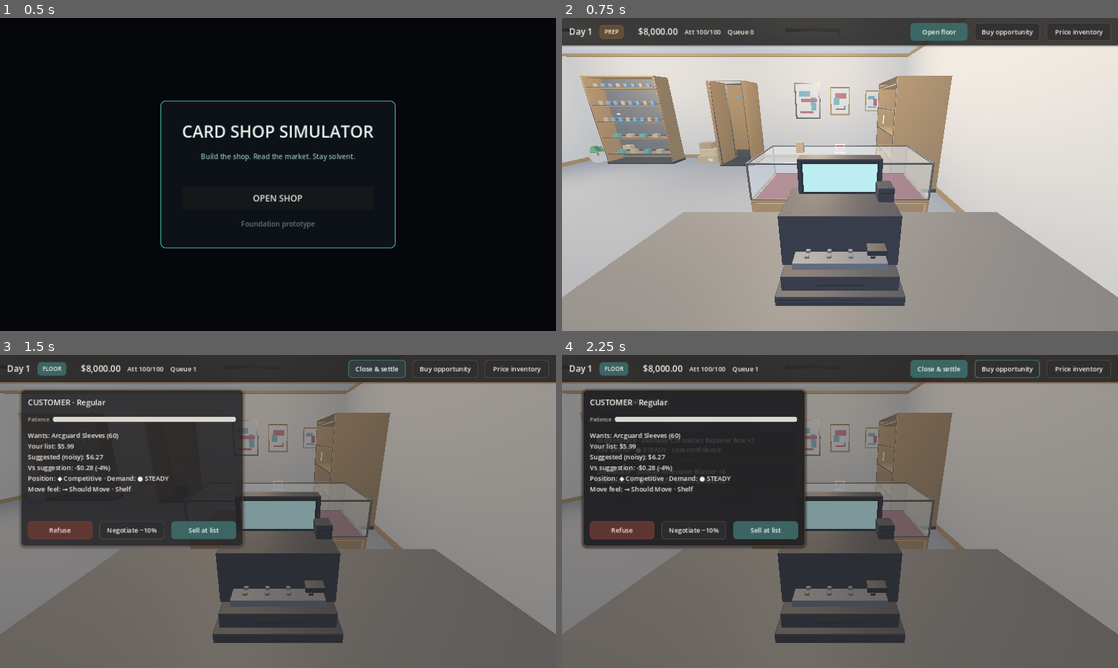
Above: before the commit, frames 1-4 (two rows, left to right).
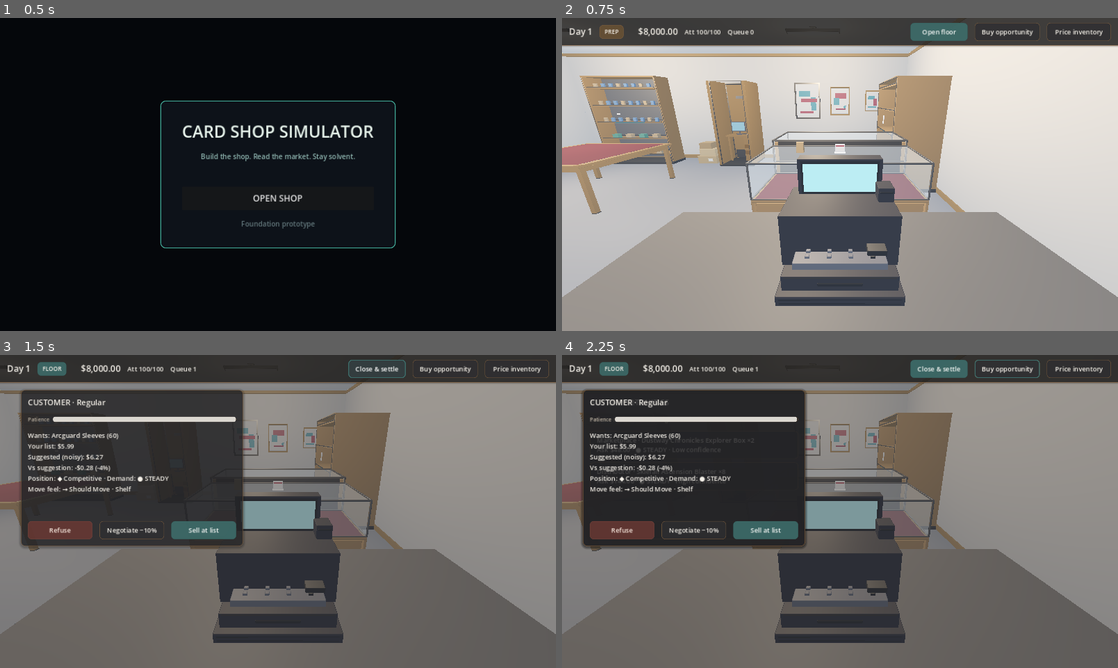
Above: after the commit, the same moments.

Repository: adamwlarson/cardshopsimulator
Game: Godot game, scene res://scenes/boot/boot.tscn
The game is run twice, just before and just after one commit, with the same random seed, the same clock (stepped at 60 frames per second) and the same inputs.
Inputs:
- Up to frame 1 (0.5 s): no input
- Up to frame 2 (0.75 s): click "OPEN SHOP" at 0.5 s
- Up to frame 3 (1.5 s): click "Open floor" at 1.25 s
- Up to frame 4 (2.25 s): click "Buy opportunity" at 2 s

Frame 1 is identical in both runs. In frame 2, 2.9% of the frame differs, in the area x 0-63%, y 33-63%; in frame 3, 1.1%; in frame 4, 1.1%.

Commit message:
Place B09+ heavier décor (play table, slab case, window, back-office) (#18)
* Stage P1 heavier décor fixtures (B09/B01/B06/B07) — assets only, no shop_floor

* Place B09+ heavier décor fixtures on the shop floor

Instance the play table, slab display case, wall window, and back-office
glimpse into shop_floor using existing PackedScene conventions (scale 1,
0.9 m grid, floor/wall pivots). Extend the shop-floor smoke test with
the four node transforms. README prop count is 28.

Co-authored-by: Adam Larson <maddogawl@gmail.com>

* Nudge B07 BackOfficeGlimpse onto the A13 alcove rear

Art review: prior Z=-7.65 sat past the interior shell floor (Z≈-7.2).
Place the glimpse at (4.5, 0, -7.05) on-floor at the door alcove rear,
identity rotation. B09/B01/B06 transforms unchanged.

Co-authored-by: Adam Larson <maddogawl@gmail.com>

---------

Co-authored-by: Cursor Agent <cursoragent@cursor.com>

Diff:
--- a/scenes/shop/shop_floor.tscn
+++ b/scenes/shop/shop_floor.tscn
@@ -27,7 +27,11 @@
 [ext_resource type="PackedScene" path="res://assets/props/shop/fixtures/prop_shipper_stack_01/prop_shipper_stack_01.glb" id="25_shipper"]
 [ext_resource type="PackedScene" path="res://assets/props/shop/fixtures/prop_plant_01/prop_plant_01.glb" id="26_plant"]
 [ext_resource type="PackedScene" path="res://assets/props/shop/fixtures/prop_trash_bin_01/prop_trash_bin_01.glb" id="27_trash"]
-[ext_resource type="Script" path="res://scripts/shop/shop_camera.gd" id="28_camera"]
+[ext_resource type="PackedScene" path="res://assets/props/shop/fixtures/prop_play_table_01/prop_play_table_01.glb" id="28_play_table"]
+[ext_resource type="PackedScene" path="res://assets/props/shop/fixtures/prop_display_case_slab_01/prop_display_case_slab_01.glb" id="29_slab_case"]
+[ext_resource type="PackedScene" path="res://assets/props/shop/fixtures/prop_window_01/prop_window_01.glb" id="30_window"]
+[ext_resource type="PackedScene" path="res://assets/props/shop/fixtures/prop_back_office_glimpse_01/prop_back_office_glimpse_01.glb" id="31_back_office"]
+[ext_resource type="Script" path="res://scripts/shop/shop_camera.gd" id="32_camera"]
 
 [sub_resource type="Environment" id="Environment_shop"]
 background_mode = 1
@@ -71,6 +75,9 @@
 [node name="BackstockDoor" parent="Fixtures" instance=ExtResource("17_backstock")]
 position = Vector3(4.5, 0, -6.75)
 
+[node name="BackOfficeGlimpse" parent="Fixtures" instance=ExtResource("31_back_office")]
+position = Vector3(4.5, 0, -7.05)
+
 [node name="CheckoutCounter" parent="Fixtures" instance=ExtResource("8_counter")]
 position = Vector3(7.2, 0, -1.35)
 
@@ -80,6 +87,9 @@
 [node name="HighValueDisplayCase" parent="Fixtures" instance=ExtResource("9_case")]
 position = Vector3(7.2, 0, -3.15)
 
+[node name="SlabDisplayCase" parent="Fixtures" instance=ExtResource("29_slab_case")]
+position = Vector3(7.2, 0, -4.05)
+
 [node name="PriceStandee" parent="Fixtures" instance=ExtResource("22_standee")]
 position = Vector3(7.2, 1.05, -3.15)
 
@@ -88,6 +98,9 @@
 
 [node name="BinderRack" parent="Fixtures" instance=ExtResource("13_binders")]
 position = Vector3(1.35, 0, -3.6)
+
+[node name="PlayTable" parent="Fixtures" instance=ExtResource("28_play_table")]
+position = Vector3(2.7, 0, -4.5)
 
 [node name="SealedWall" parent="Fixtures" instance=ExtResource("12_sealed")]
 position = Vector3(1.8, 0, -6.75)
@@ -135,6 +148,10 @@
 position = Vector3(8.1, 1.62, -7.2)
 rotation_degrees = Vector3(0, 0, 0)
 
+[node name="ShopWindow" parent="Fixtures" instance=ExtResource("30_window")]
+position = Vector3(0, 1.62, -2.25)
+rotation_degrees = Vector3(0, 90, 0)
+
 [node name="OverheadLights" type="Node3D" parent="Fixtures"]
 
 [node name="FrontLeft" parent="Fixtures/OverheadLights" instance=ExtResource("5_light")]
--- a/tests/test_runner.gd
+++ b/tests/test_runner.gd
@@ -115,6 +115,7 @@
 	_test_showcase_slab_and_singles_preconditions()
 	_test_shop_camera_framing()
 	_test_shop_camera_look_clamps()
+	_test_heavier_decor_placement()
 
 	if _failures == 0:
 		print("All foundation tests passed.")
@@ -2429,6 +2430,114 @@
 	shop.free()
 
 
+func _test_heavier_decor_placement() -> void:
+	var packed: PackedScene = load("res://scenes/shop/shop_floor.tscn") as PackedScene
+	_expect_equal(packed != null, true, "shop_floor scene loads for heavier décor")
+	if packed == null:
+		return
+	var shop: Node = packed.instantiate()
+	var play_table := shop.get_node_or_null("Fixtures/PlayTable") as Node3D
+	var slab_case := shop.get_node_or_null("Fixtures/SlabDisplayCase") as Node3D
+	var window := shop.get_node_or_null("Fixtures/ShopWindow") as Node3D
+	var glimpse := shop.get_node_or_null("Fixtures/BackOfficeGlimpse") as Node3D
+	var a04 := shop.get_node_or_null("Fixtures/HighValueDisplayCase") as Node3D
+	var backstock := shop.get_node_or_null("Fixtures/BackstockDoor") as Node3D
+	var camera := shop.get_node_or_null("Camera") as ShopCamera
+	_expect_equal(play_table != null, true, "PlayTable instanced")
+	_expect_equal(slab_case != null, true, "SlabDisplayCase instanced")
+	_expect_equal(window != null, true, "ShopWindow instanced")
+	_expect_equal(glimpse != null, true, "BackOfficeGlimpse instanced")
+	if play_table != null:
+		_expect_equal(
+			play_table.position.is_equal_approx(Vector3(2.7, 0, -4.5)),
+			true,
+			"B09 play table 2×2 island on open floor"
+		)
+		_expect_equal(
+			play_table.scale.is_equal_approx(Vector3.ONE),
+			true,
+			"B09 authored scale"
+		)
+	if slab_case != null:
+		_expect_equal(
+			slab_case.position.is_equal_approx(Vector3(7.2, 0, -4.05)),
+			true,
+			"B01 slab case adjacent on A04 case run"
+		)
+		_expect_equal(
+			slab_case.scale.is_equal_approx(Vector3.ONE),
+			true,
+			"B01 authored scale"
+		)
+	if a04 != null and slab_case != null:
+		_expect_equal(
+			is_equal_approx(a04.position.x, slab_case.position.x),
+			true,
+			"B01 shares A04 case-run X"
+		)
+		_expect_equal(
+			is_equal_approx(absf(slab_case.position.z - a04.position.z), 0.9),
+			true,
+			"B01 is one 0.9 m tile behind A04"
+		)
+	if window != null:
+		_expect_equal(
+			window.position.is_equal_approx(Vector3(0, 1.62, -2.25)),
+			true,
+			"B06 window left-wall mount at poster height"
+		)
+		_expect_equal(
+			window.rotation_degrees.is_equal_approx(Vector3(0, 90, 0)),
+			true,
+			"B06 yaw faces into room from left wall"
+		)
+		_expect_equal(
+			window.scale.is_equal_approx(Vector3.ONE),
+			true,
+			"B06 authored scale"
+		)
+	if glimpse != null:
+		_expect_equal(
+			glimpse.position.is_equal_approx(Vector3(4.5, 0, -7.05)),
+			true,
+			"B07 glimpse sits at A13 alcove rear on interior floor"
+		)
+		_expect_equal(
+			glimpse.position.z >= -7.15 and glimpse.position.z <= -6.95,
+			true,
+			"B07 Z stays in Art alcove-rear band −7.15…−6.95"
+		)
+		_expect_equal(
+			glimpse.scale.is_equal_approx(Vector3.ONE),
+			true,
+			"B07 authored scale"
+		)
+		_expect_equal(
+			glimpse.rotation_degrees.is_equal_approx(Vector3.ZERO),
+			true,
+			"B07 identity rotation"
+		)
+	if backstock != null and glimpse != null:
+		_expect_equal(
+			is_equal_approx(backstock.position.x, glimpse.position.x),
+			true,
+			"B07 shares A13 X"
+		)
+		_expect_equal(
+			is_equal_approx(glimpse.position.z, backstock.position.z - 0.3),
+			true,
+			"B07 is at alcove rear, 0.3 m behind A13 center"
+		)
+	if camera != null:
+		_expect_equal(is_equal_approx(camera.fov, ShopCamera.HOME_FOV), true, "placement does not change FOV")
+		_expect_equal(
+			camera.position.is_equal_approx(ShopCamera.BEHIND_COUNTER_POSITION),
+			true,
+			"placement does not move Day1 camera"
+		)
+	shop.free()
+
+
 func _test_shop_camera_look_clamps() -> void:
 	var camera := ShopCamera.new()
 	camera.fov = 90.0
Not shown, added: assets/props/shop/fixtures/prop_back_office_glimpse_01/_build_stats.txt
Binary file added: assets/props/shop/fixtures/prop_back_office_glimpse_01/prop_back_office_glimpse_01.glb
Not shown, added: assets/props/shop/fixtures/prop_display_case_slab_01/_build_stats.txt
Binary file added: assets/props/shop/fixtures/prop_display_case_slab_01/prop_display_case_slab_01.glb
Not shown, added: assets/props/shop/fixtures/prop_play_table_01/_build_stats.txt
Binary file added: assets/props/shop/fixtures/prop_play_table_01/prop_play_table_01.glb
Not shown, added: assets/props/shop/fixtures/prop_window_01/_build_stats.txt
Binary file added: assets/props/shop/fixtures/prop_window_01/prop_window_01.glb
Not shown: 2 places in scenes/shop/shop_floor.tscn that only renumber resources
Not shown, changed: assets/props/shop/fixtures/README.md
Not shown, added: assets/props/shop/fixtures/prop_back_office_glimpse_01/IMPORT_NOTES.md
Not shown, added: assets/props/shop/fixtures/prop_display_case_slab_01/IMPORT_NOTES.md
(and 2 more such lines)
